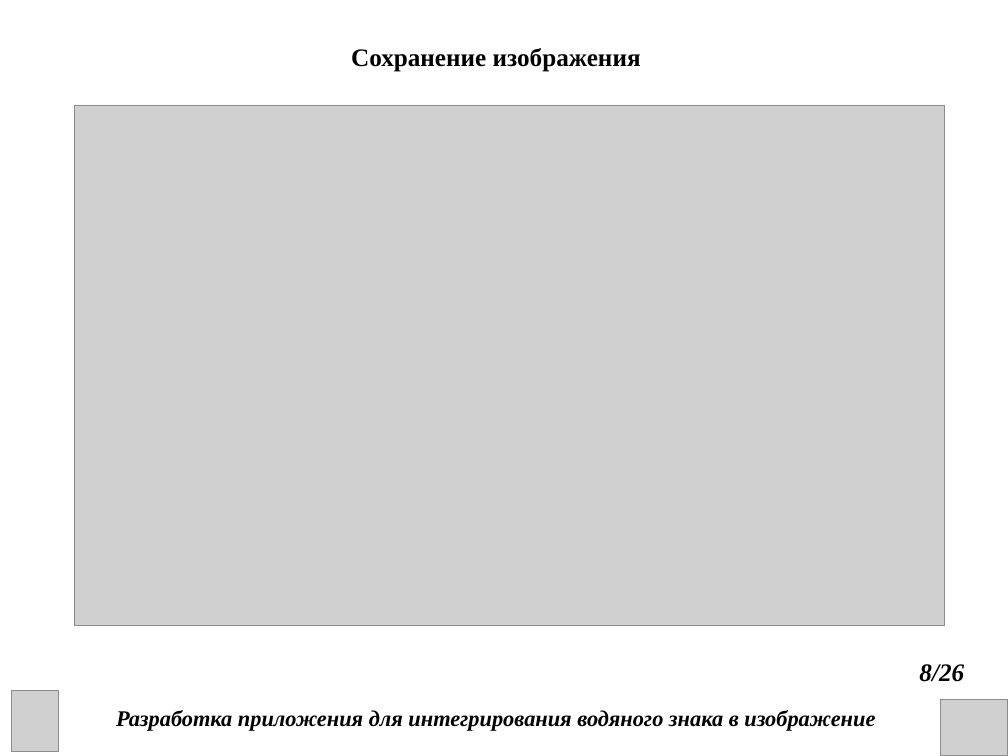
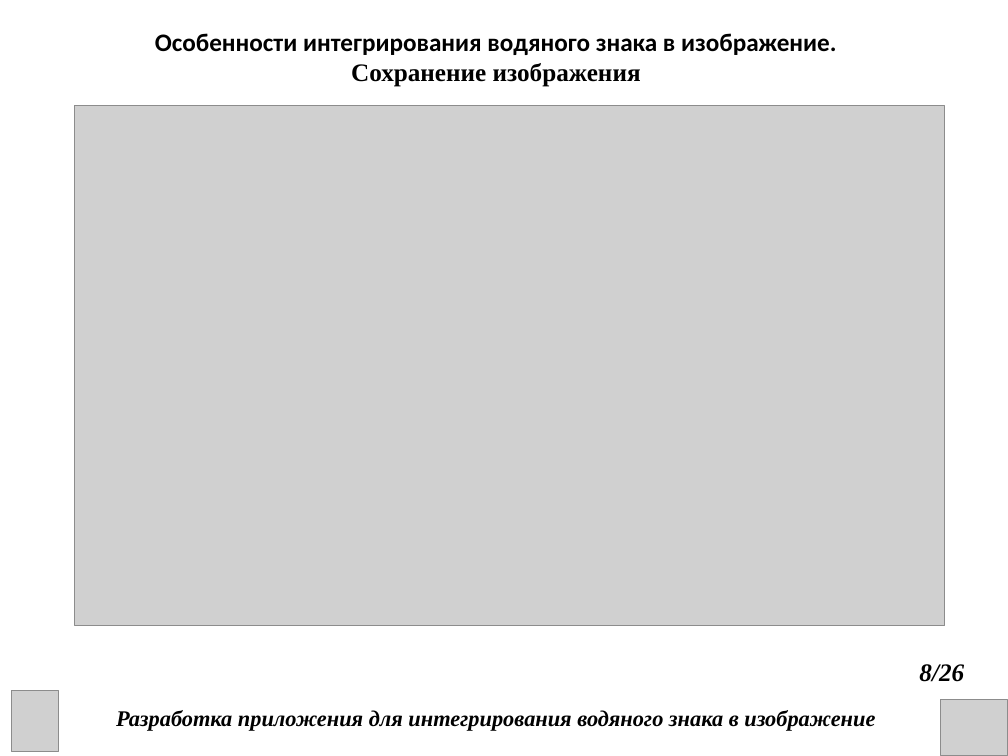
Before and after one commit to DanChoys1/DanChoys, a slide deck: slide 8 of КП презентация.ppt. Drawn at 1008x756 pixels with LibreOffice and Linux fonts; fonts in the diff are those of the drawing; grey boxes stand for pictures. Boxes give left, top, right and bottom in pixels: in the first picture for what was removed or moved away, otherwise in the second. Text is boxed around its words. In the diff, an @@ line names an element or a change of style, - is before the commit and + after.

```diff
--- a/КП презентация.ppt
+++ b/КП презентация.ppt
@@ text at (155,33,837,55): paragraph added @@
+Особенности интегрирования водяного знака в изображение.
```
Also in this commit, not shown: 10 other slides changed, 2 other files.
